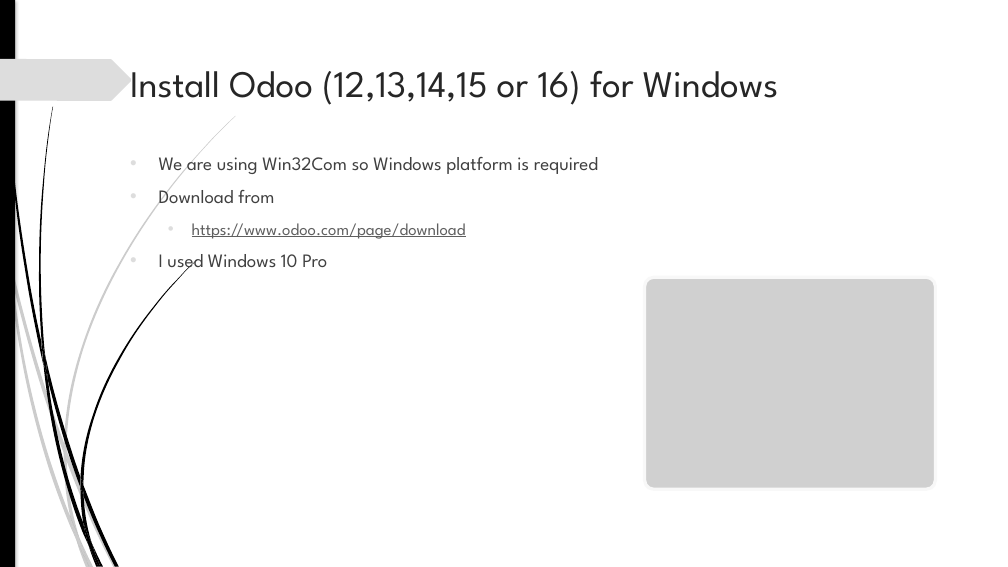
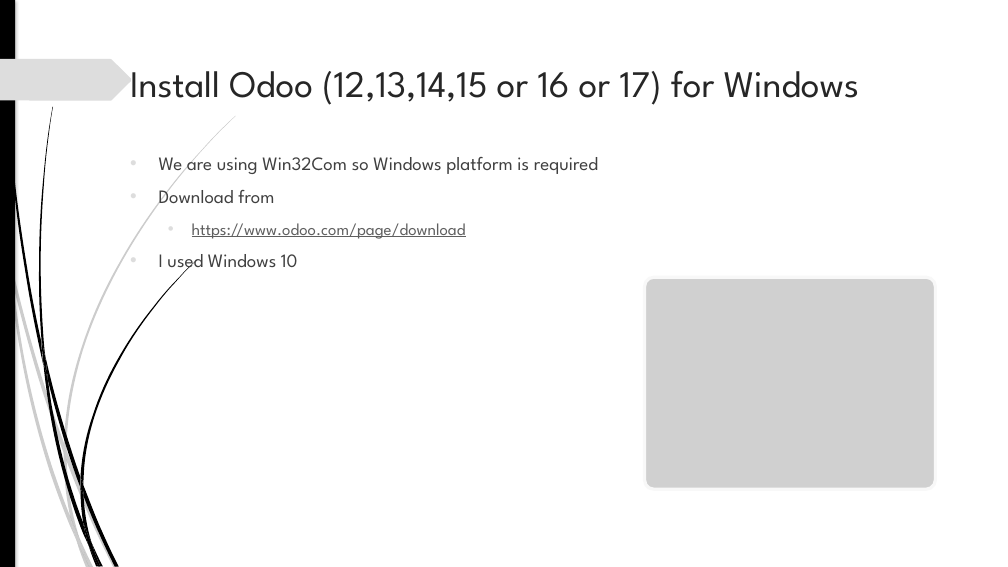
Before and after one commit to akarki58/rocker_app, a slide deck: slide 2 of rocker_app/static/description/Rocker_install.pptx. Drawn at 1008x567 pixels with LibreOffice and Linux fonts; fonts in the diff are those of the drawing; grey boxes stand for pictures; background and template pictures are left out. Boxes give left, top, right and bottom in pixels: in the first picture for what was removed or moved away, otherwise in the second. Text is boxed around its words. In the diff, an @@ line names an element or a change of style, - is before the commit and + after.

```diff
--- a/rocker_app/static/description/Rocker_install.pptx
+++ b/rocker_app/static/description/Rocker_install.pptx
@@ title at (130,71,859,105): text changed @@
-Install Odoo (12,13,14,15 or 16) for Windows
+Install Odoo (12,13,14,15 or 16 or 17) for Windows
@@ text at (159,254,298,274): text changed @@
-• I used Windows 10 Pro
+• I used Windows 10
```
Also in this commit, not shown: 15 other slides changed, 18 other files.
